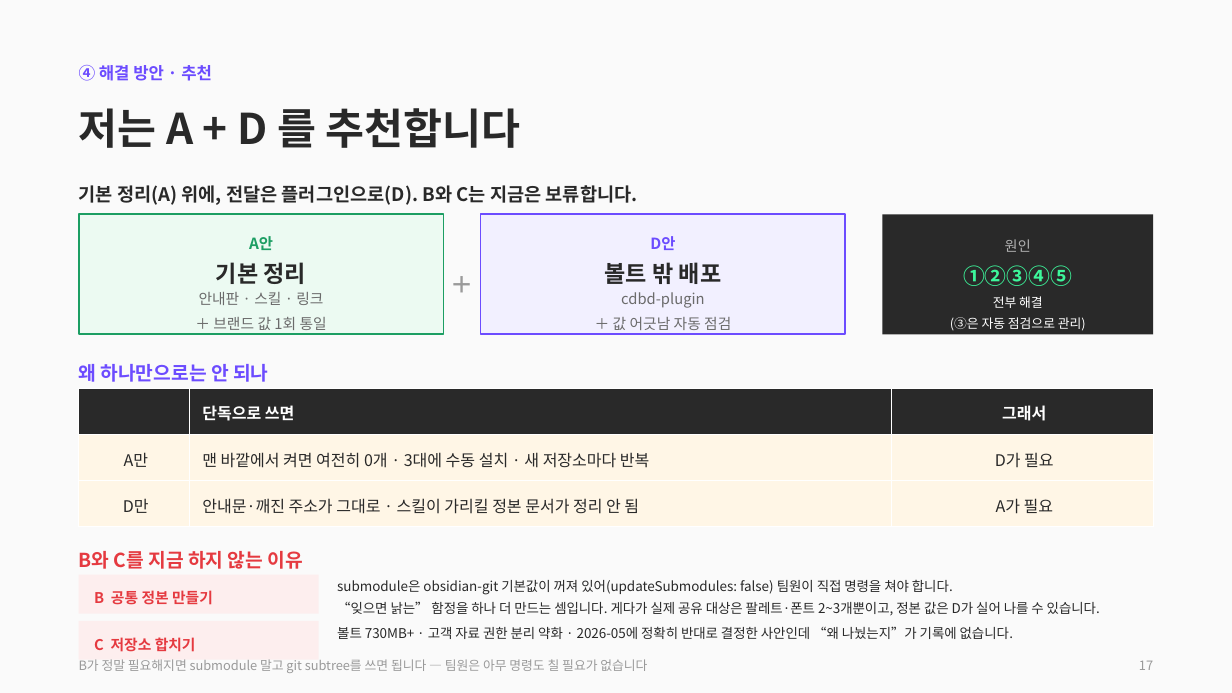
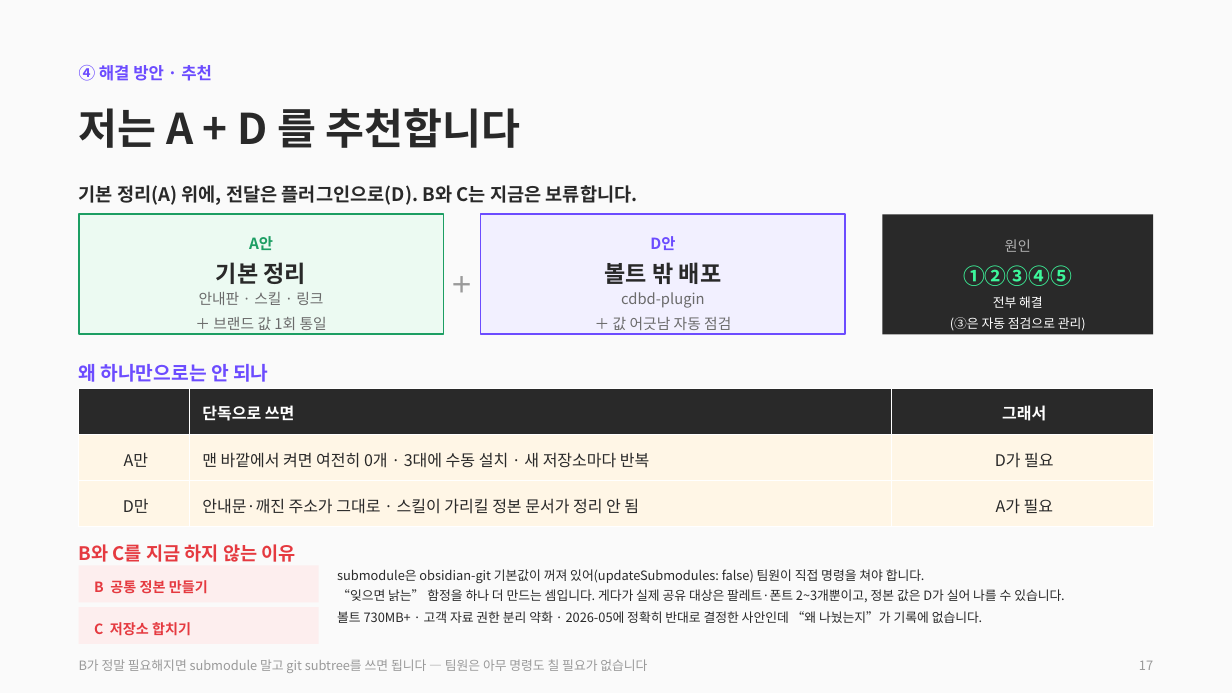
Before and after one commit to CdBd-in/design, a slide deck: slide 17 of CdBd 문서 체계 진단 및 개편 제안.pptx. Drawn at 1232x693 pixels with LibreOffice and Linux fonts; fonts in the diff are those of the drawing. Boxes give left, top, right and bottom in pixels: in the first picture for what was removed or moved away, otherwise in the second. Text is boxed around its words. In the diff, an @@ line names an element or a change of style, - is before the commit and + after.

```diff
--- a/CdBd 문서 체계 진단 및 개편 제안.pptx
+++ b/CdBd 문서 체계 진단 및 개편 제안.pptx
@@ text "B와 C를 지금 하지 않는 ...": place and size @@
-text "B와 C를 지금 하지 않는 ..." at <box>79,551,303,569</box>
+text "B와 C를 지금 하지 않는 ..." at <box>79,544,296,562</box>
@@ text "B와 C를 지금 하지 않는 ..." at <box>79,544,296,562</box>: size 15 to 14.5 pt @@
@@ 2 texts, 1 rectangle: place and size @@
-2 texts, 1 rectangle at <box>79,575,1100,616</box>
+2 texts, 1 rectangle at <box>79,566,1065,603</box>
@@ text "submodule은 obsidian-git 기본값이 꺼져 있어(updateSubmodules: ..." at <box>337,569,1065,602</box>: size 10.5 to 10 pt; line spacing 1.35 to 1.32 @@
@@ text "B 공통 정본 만들기" at <box>94,580,208,594</box>: size 11.5 to 11 pt @@
@@ 2 texts, 1 rectangle: place and size @@
-2 texts, 1 rectangle at <box>79,621,1014,660</box>
+2 texts, 1 rectangle at <box>79,607,982,644</box>
@@ text "C 저장소 합치기" at <box>94,622,191,636</box>: size 11.5 to 11 pt @@
@@ text "볼트 730MB+ · 고객 자료 ..." at <box>337,611,982,623</box>: size 10.5 to 10 pt; line spacing 1.35 to 1.32 @@
```
Also in this commit, not shown: 1 other file.
